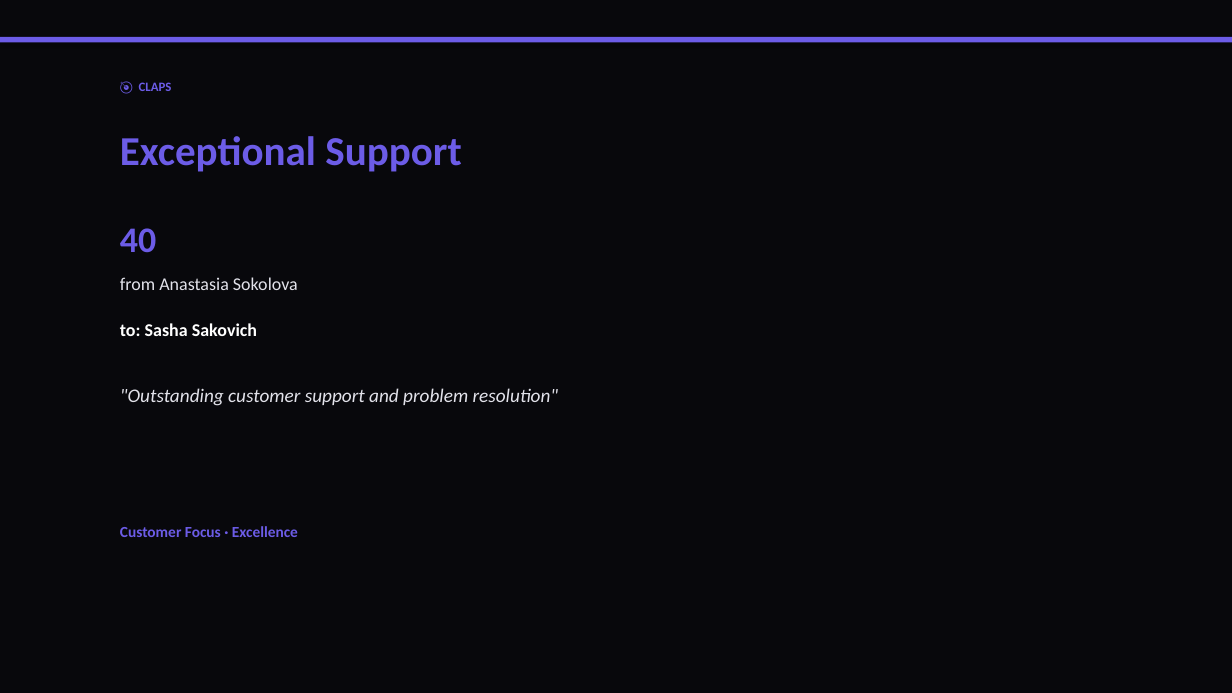
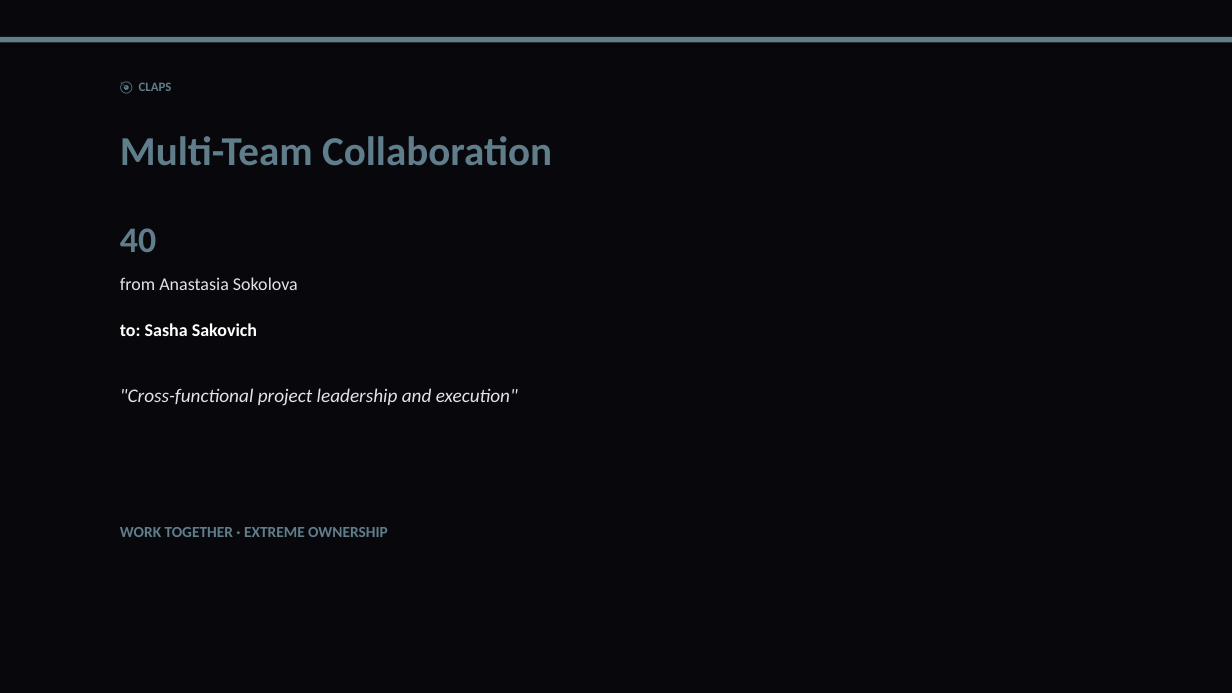
Before and after one commit to liliyagarifullina-maker/appodeal-pulse, a slide deck: slide 9 of data/archive/pulse_2026-03-12.pptx. Drawn at 1232x693 pixels with LibreOffice and Linux fonts; fonts in the diff are those of the drawing. Boxes give left, top, right and bottom in pixels: in the first picture for what was removed or moved away, otherwise in the second. Text is boxed around its words. In the diff, an @@ line names an element or a change of style, - is before the commit and + after.

```diff
--- a/data/archive/pulse_2026-03-12.pptx
+++ b/data/archive/pulse_2026-03-12.pptx
@@ rectangle at [0,37,1232,43]: fill #6C5CE7 to #607D8B @@
@@ text "🎯 CLAPS" at [139,82,172,91]: text colour #6C5CE7 to #607D8B @@
@@ text at [120,136,552,165]: text changed; text colour #6C5CE7 to #607D8B @@
-Exceptional Support
+Multi-Team Collaboration
@@ text "40" at [120,228,156,252]: text colour #6C5CE7 to #607D8B @@
@@ text at [120,388,518,406]: text changed @@
-"Outstanding customer support and problem resolution"
+"Cross-functional project leadership and execution"
@@ text at [120,527,388,537]: text changed; text colour #6C5CE7 to #607D8B @@
-Customer Focus · Excellence
+WORK TOGETHER · EXTREME OWNERSHIP
```
Also in this commit, not shown: 13 other slides changed, 2 slides added, 3 slides removed, 2 other files.
